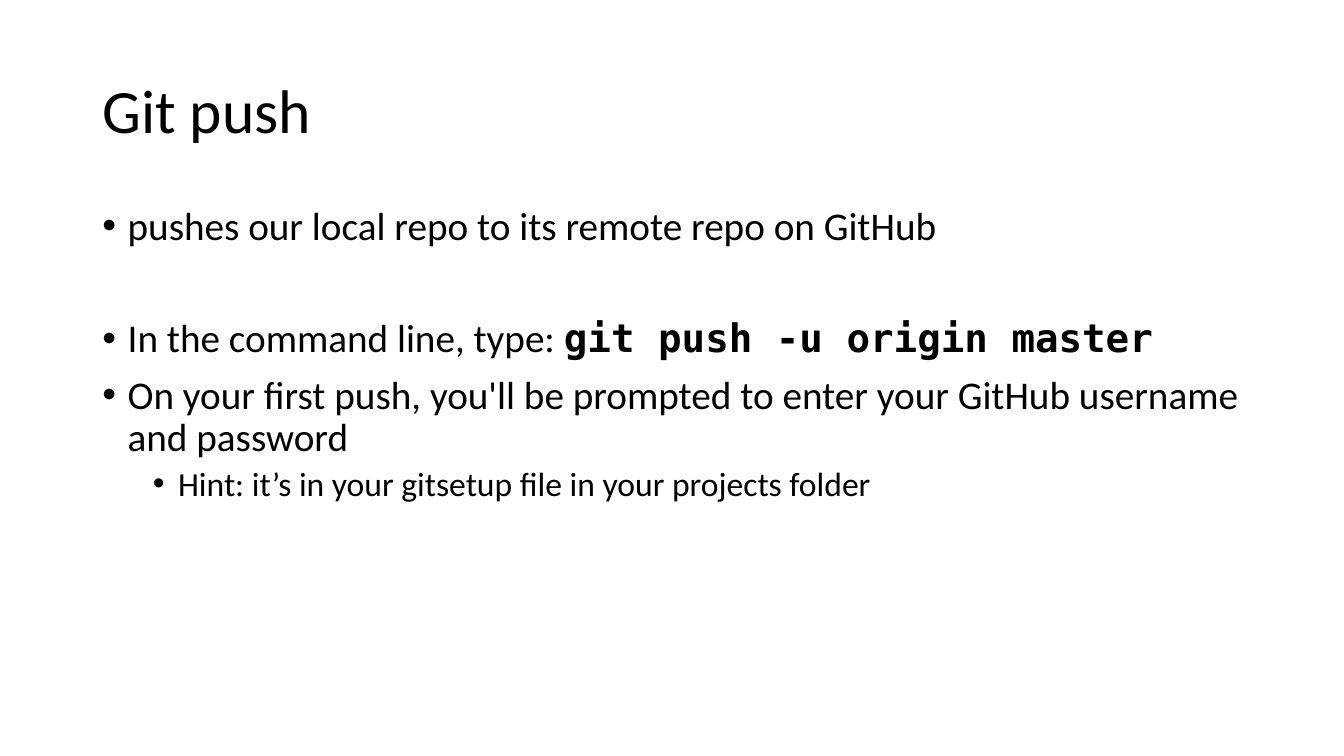
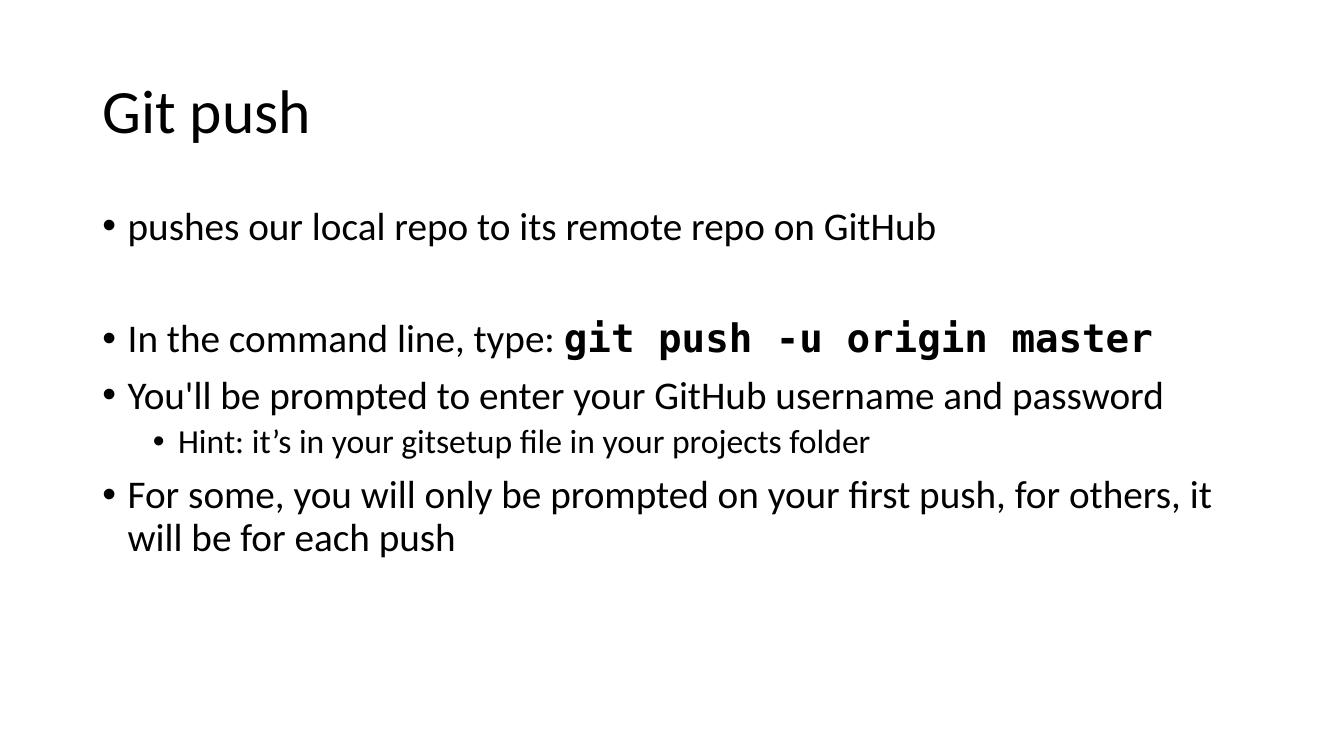
Before and after one commit to jojokarlin/Git_DRI_Jan_2017, a slide deck: slide 26 of GitPres.pptx (slide 23 before the commit). Drawn at 1344x756 pixels with LibreOffice and Linux fonts; fonts in the diff are those of the drawing. Boxes give left, top, right and bottom in pixels: in the first picture for what was removed or moved away, otherwise in the second. Text is boxed around its words. In the diff, an @@ line names an element or a change of style, - is before the commit and + after.

```diff
--- a/GitPres.pptx
+++ b/GitPres.pptx
@@ text at (x1=128, y1=381, x2=1164, y2=416): text changed @@
-• On your first push, you'll be prompted to enter your GitHub username and password
+• You'll be prompted to enter your GitHub username and password
@@ text at (x1=128, y1=480, x2=1212, y2=558): paragraph added @@
+• For some, you will only be prompted on your first push, for others, it will be for each push
```
Also in this commit, not shown: 8 other slides changed, 3 slides added.
